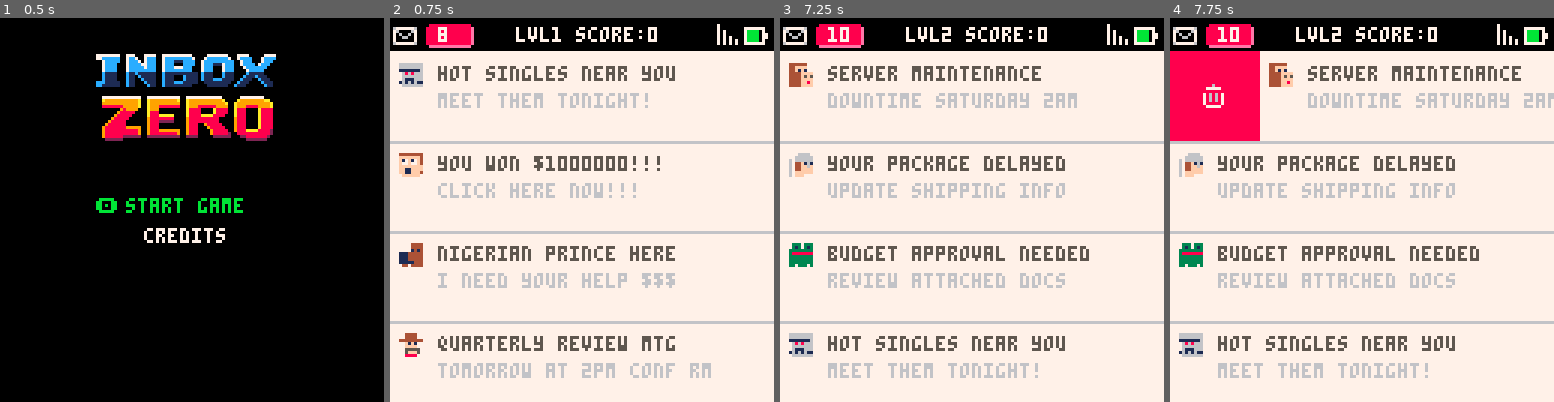
Above: before the commit, frames 1-4 (left to right).
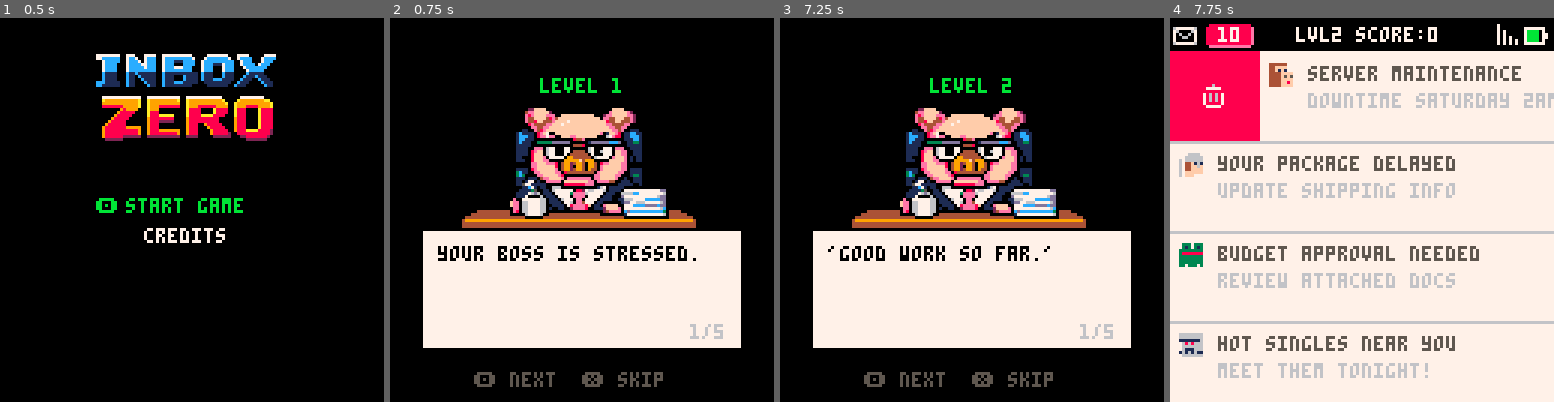
Above: after the commit, the same moments.

Repository: boblbobl/inboxzero
Game: PICO-8 cartridge inboxzero.p8
The game is run twice, just before and just after one commit, with the same random seed, the same clock (stepped at 60 frames per second) and the same inputs.
Inputs:
- Up to frame 1 (0.5 s): tap X (X key) at 0.33 s
- Up to frame 2 (0.75 s): tap O (Z key) at 0.7 s
- Up to frame 3 (7.25 s): tap X (X key) at 1.07, 1.85, 2.97, 4.08, 5.2, 6.32 s; hold Right 1.6-2.1 s; tap O (Z key) every 0.4 s from 1.7 to 6.9 s; hold Up 2.15-2.42 s; hold Right 2.47-3.03 s; hold Left 3.08-3.58 s; hold Down 3.63-3.97 s; hold Right 4.02-4.68 s; hold Up 4.73-5.03 s; hold Left 5.08-5.68 s; hold Down 5.73-6.03 s; hold Right 6.08-6.58 s; hold Right 6.63-7.13 s; hold Up from 7.18 s (still down)
- Up to frame 4 (7.75 s): tap O (Z key) at 7.3, 7.7 s; tap X (X key) at 7.43 s; release Up at 7.45 s; hold Right from 7.5 s (still down)

Frame 1 is identical in both runs. In frame 2, 72% of the frame differs, in the area x 0-100%, y 1-100%; in frame 3, 72%; in frame 4, nothing differs.

Commit message:
Add story mode

Diff:
--- a/game.lua
+++ b/game.lua
@@ -15,7 +15,7 @@
 
   if btnp(4) then -- z button
     if menu_selection == 1 then
-      showgame()
+      showstory(1)
     else
       showcredits()
     end
@@ -39,6 +39,84 @@
   -- cursor
   local cursor_y = menu_selection == 1 and 60 or 70
   print("\x8e", 32, cursor_y, 11)
+end
+
+-- story screen
+story_dialogs = {
+  -- level 1 story
+  {
+    "your boss is stressed.",
+    "'we need inbox zero!'",
+    "'start with the easy",
+    "spam. delete the junk,",
+    "keep the important.'"
+  },
+  -- level 2 story
+  {
+    "'good work so far.'",
+    "'but the emails are",
+    "getting trickier..'",
+    "'some look legit but",
+    "aren't. stay sharp!'"
+  },
+  -- level 3 story
+  {
+    "'final push! these are",
+    "the hardest ones.'",
+    "'phishing, fake urgent",
+    "requests, be careful!'",
+    "'show me what you got!'"
+  }
+}
+
+function showstory(level)
+  story_level = level
+  story_dialog_index = 1
+  scene.update = update_story
+  scene.draw = draw_story
+end
+
+function update_story()
+  if btnp(5) then -- x button - skip entirely
+    showgame(story_level)
+    return
+  end
+
+  if btnp(4) then -- z button - next dialog
+    story_dialog_index += 1
+    if story_dialog_index > #story_dialogs[story_level] then
+      showgame(story_level)
+    end
+  end
+end
+
+function draw_story()
+  cls(0)
+
+  -- title
+  print("level "..story_level, 50, 20, 11)
+
+  -- boss sprite (use avatar sprite or create boss sprite)
+  spr(192, 38, 30, 7, 4)
+  spr(199, 23, 62, 6, 2)
+  spr(231, 70, 62, 4, 2)
+
+  -- dialog box
+  rectfill(10, 70, 117, 110, 0)
+  rectfill(11, 71, 116, 109, 7)
+
+  -- current dialog
+  local dialog = story_dialogs[story_level][story_dialog_index]
+  if dialog then
+    print(dialog, 16, 76, 0)
+  end
+
+  -- progress indicator
+  local progress = story_dialog_index.."/"..#story_dialogs[story_level]
+  print(progress, 100, 102, 6)
+
+  -- controls hint
+  print("\x8e next  \x97 skip", 28, 118, 5)
 end
 
 -- credits screen
@@ -167,7 +245,7 @@
   if #emails == 0 then
     total_score += score
     if current_level < 3 then
-      showgame(current_level + 1)
+      showstory(current_level + 1)
     else
       showgameover()
     end
Not shown, changed: 33 lines of the sprite sheet (__gfx__) section of inboxzero.p8
